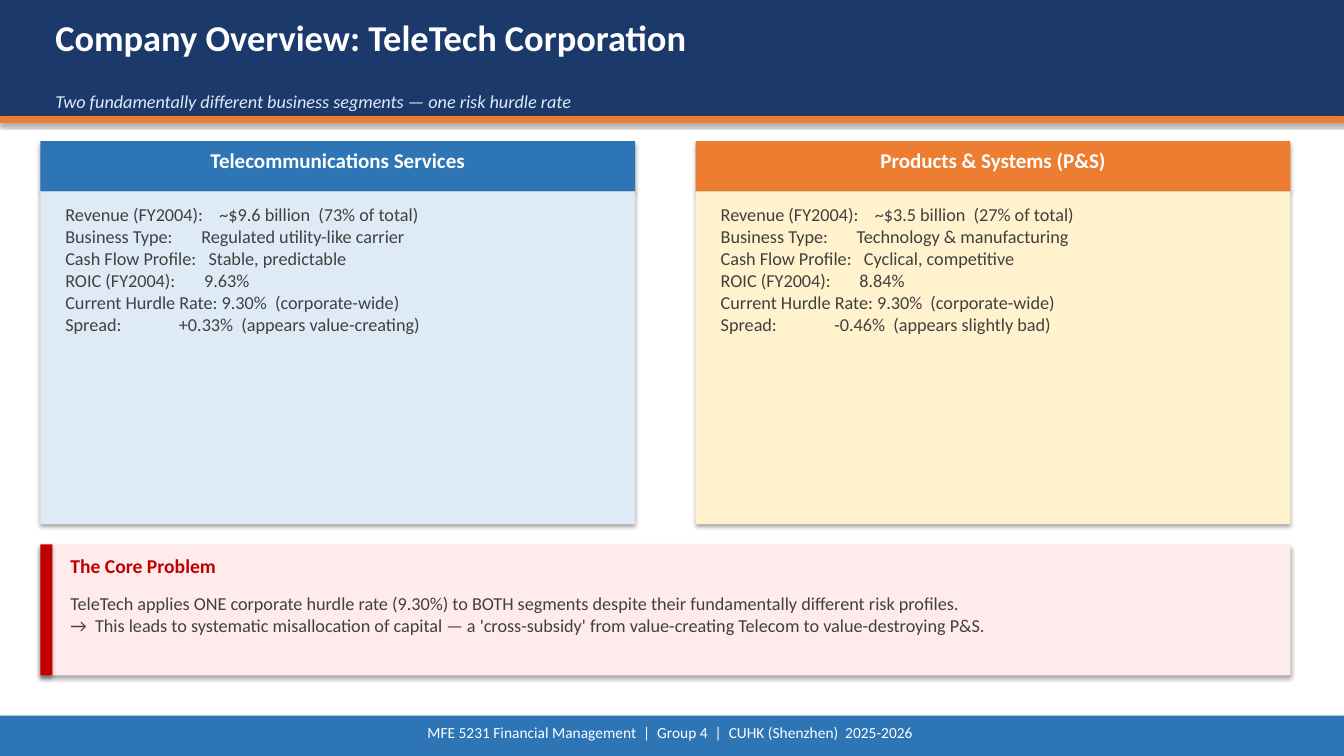
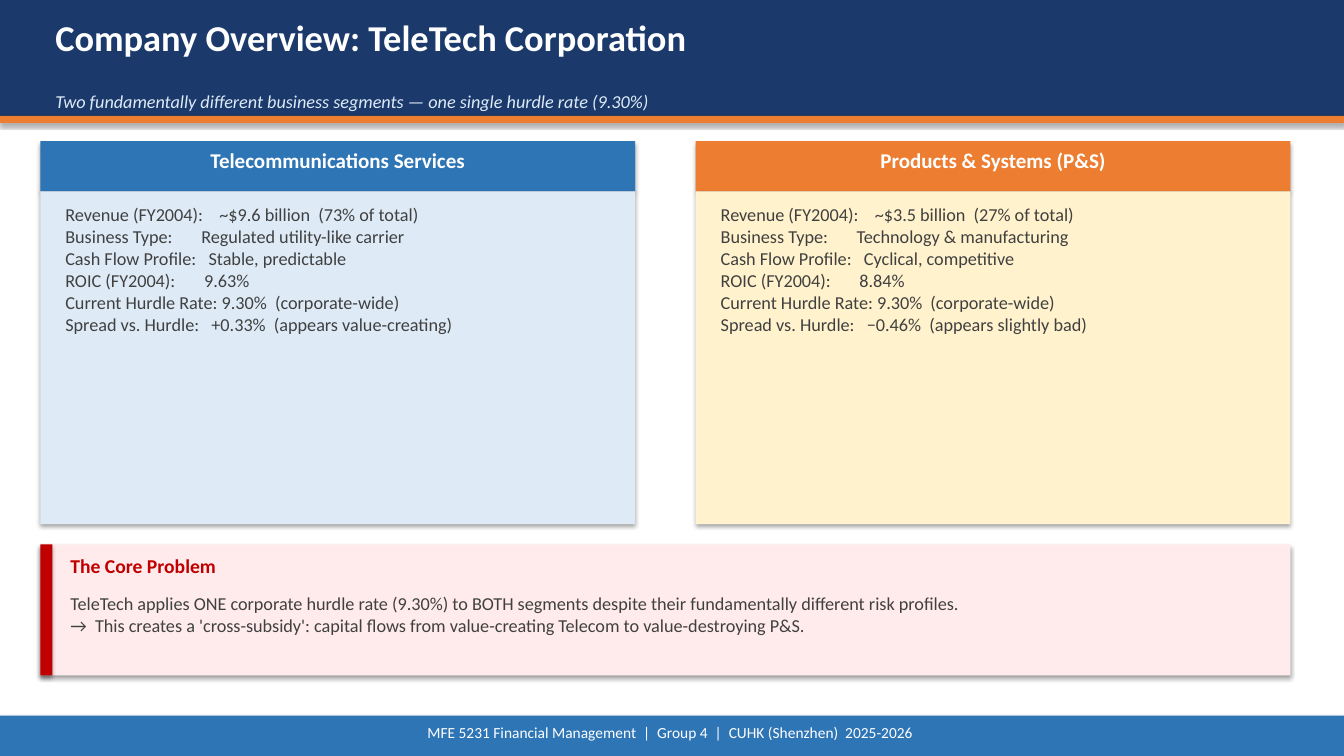
Before and after one commit to zou-haiyun-316/mfe5231casestudy, a slide deck: slide 3 of TeleTech_Case4_Presentation.pptx. Drawn at 1344x756 pixels with LibreOffice and Linux fonts; fonts in the diff are those of the drawing. Boxes give left, top, right and bottom in pixels: in the first picture for what was removed or moved away, otherwise in the second. Text is boxed around its words. In the diff, an @@ line names an element or a change of style, - is before the commit and + after.

```diff
--- a/TeleTech_Case4_Presentation.pptx
+++ b/TeleTech_Case4_Presentation.pptx
@@ text at box(55, 95, 648, 111): text changed @@
-Two fundamentally different business segments — one risk hurdle rate
+Two fundamentally different business segments — one single hurdle rate (9.30%)
@@ text at box(65, 208, 452, 334): text changed @@
-Revenue (FY2004): ~$9.6 billion (73% of total)
-Business Type: Regulated utility-like carrier
-Cash Flow Profile: Stable, predictable
-ROIC (FY2004): 9.63%
-Current Hurdle Rate: 9.30% (corporate-wide)
-Spread: +0.33% (appears value-creating)
+Revenue (FY2004): ~$9.6 billion (73% of total)
+Business Type: Regulated utility-like carrier
+Cash Flow Profile: Stable, predictable
+ROIC (FY2004): 9.63%
+Current Hurdle Rate: 9.30% (corporate-wide)
+Spread vs. Hurdle: +0.33% (appears value-creating)
@@ text at box(721, 208, 1087, 334): text changed @@
-Revenue (FY2004): ~$3.5 billion (27% of total)
-Business Type: Technology & manufacturing
-Cash Flow Profile: Cyclical, competitive
-ROIC (FY2004): 8.84%
-Current Hurdle Rate: 9.30% (corporate-wide)
-Spread: -0.46% (appears slightly bad)
+Revenue (FY2004): ~$3.5 billion (27% of total)
+Business Type: Technology & manufacturing
+Cash Flow Profile: Cyclical, competitive
+ROIC (FY2004): 8.84%
+Current Hurdle Rate: 9.30% (corporate-wide)
+Spread vs. Hurdle: −0.46% (appears slightly bad)
@@ text at box(70, 597, 959, 635): text changed @@
-TeleTech applies ONE corporate hurdle rate (9.30%) to BOTH segments despite their fundamentally different risk profiles.
-→ This leads to systematic misallocation of capital — a 'cross-subsidy' from value-creating Telecom to value-destroying P&S.
+TeleTech applies ONE corporate hurdle rate (9.30%) to BOTH segments despite their fundamentally different risk profiles.
+→ This creates a 'cross-subsidy': capital flows from value-creating Telecom to value-destroying P&S.
```
Also in this commit, not shown: 11 other slides changed, 1 other file.
